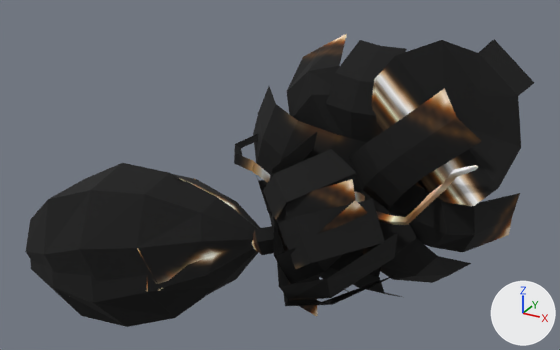
The OBJ model sceneobjs/huisuo_yewai_155/common/huisuo_yewai_155_common_didong03.obj: old version first, new version second.
Before and after are seen from a camera (50 mm lens) standing at (209.0, -598.0, 252.0) and looking at (-56.0, -116.0, 11.0). The axes (+X, +Y, +Z) are drawn at lower right. The lights are the same throughout. Where no turn or scale is listed for an object, it has been applied to the vertices.

The first picture shows 'huisuo_yewai_155_common_didong03'.
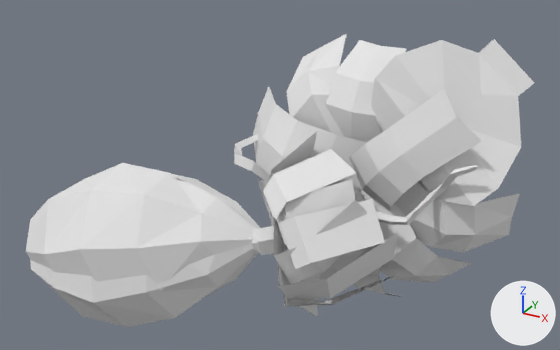
The change, as a diff of the scene's bpy script:
```diff
--- a/sceneobjs/huisuo_yewai_155/common/huisuo_yewai_155_common_didong03.obj.py
+++ b/sceneobjs/huisuo_yewai_155/common/huisuo_yewai_155_common_didong03.obj.py
@@ mat_material_1_1 @@
+mat_material_1_1 = principled_material('material_1')
+mat_material_1_1.base_color = (0.8, 0.8, 0.8)  # white #e7e7e7
+mat_material_1_1.roughness = 1.0
@@ me_huisuo_yewai_155_common_didong03 @@
 me_huisuo_yewai_155_common_didong03.from_pydata(...)  # 860 vertices, 963 faces; spans x -239.0..114.0, y -249.0..0.0, z -118.0..123.0
-me_huisuo_yewai_155_common_didong03.materials.append(mat_material_1)  # picture img_tx_huisuo_yewai_155_02_png
+me_huisuo_yewai_155_common_didong03.materials.append(mat_material_1_1)  # white #e7e7e7
```

Location of each change, [x1, y1, x2, y2] in pixels of the pictures (560 x 350 px):
'huisuo_yewai_155_common_didong03', recoloured (black to white)
    both: [25, 34, 534, 327]
